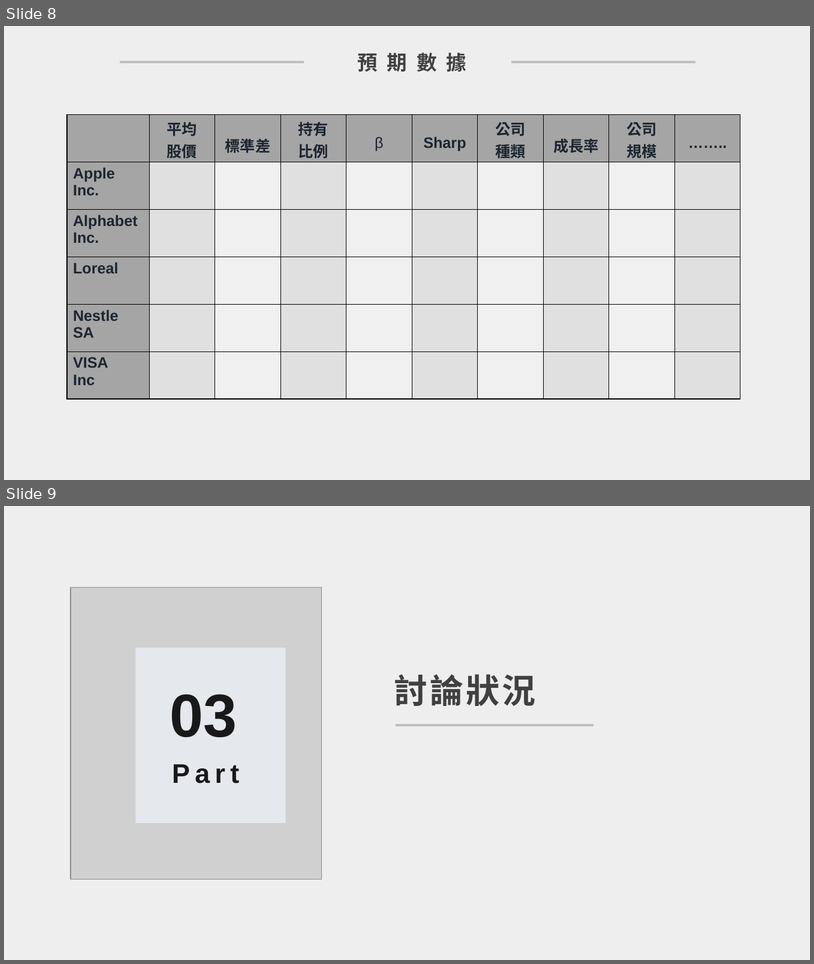
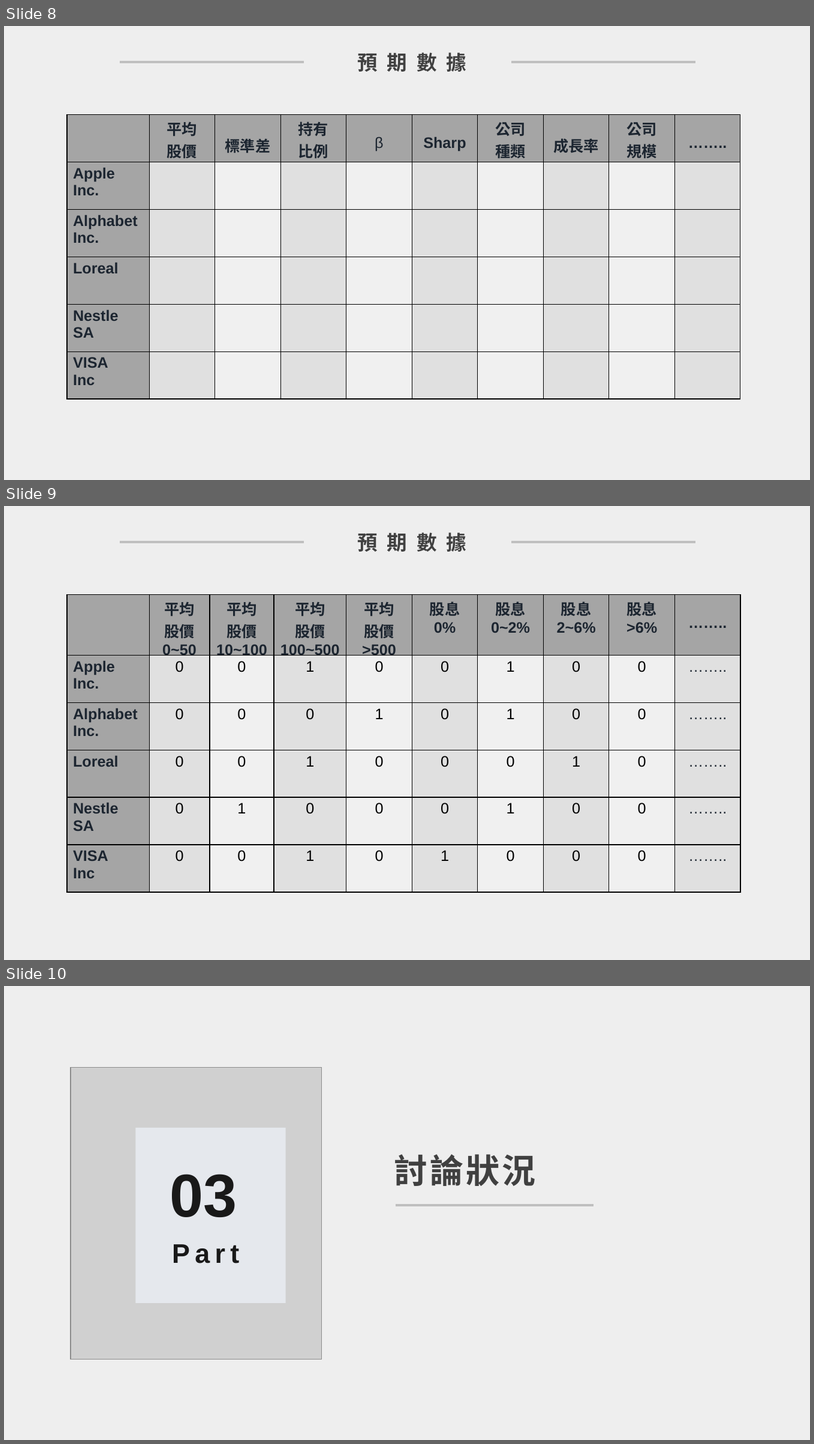
Before and after one commit to wellslu/fintech, a slide deck: 進度報告.pptx. Shown one above the other, each under a label of ours: slides 8 and 9 before the commit, slides 8, 9 and 10 after it. The pictures are 814x964 and 814x1444 pixels, drawn with LibreOffice and Linux fonts; fonts in the diff are those of the drawing; grey boxes stand for pictures. Boxes give left, top, right and bottom in pixels: in the first picture for what was removed or moved away, otherwise in the second. Text is boxed around its words. In the diff, an @@ line names an element or a change of style, - is before the commit and + after.

```diff
--- a/進度報告.pptx
+++ b/進度報告.pptx
@@ slide 9 added at (x1=4, y1=506, x2=810, y2=960), background #EEEEEE @@
@@ text added at (x1=357, y1=532, x2=467, y2=552), 24 pt, text #404040, bold @@
+預 期 數 據
@@ line added from (120, 542) to (305, 542), #BFBFBF 3 pt @@
@@ line added from (512, 542) to (696, 542), #BFBFBF 3 pt @@
@@ table added at (x1=67, y1=594, x2=742, y2=892), 6 rows, 10 columns @@
+ | 平均 / 股價 / 0~50 | 平均 / 股價 / 10~100 | 平均 / 股價 / 100~500 | 平均 / 股價 / >500 | 股息 / 0% | 股息 / 0~2% | 股息 / 2~6% | 股息 / >6% | ……..
+Apple / Inc. | 0 | 0 | 1 | 0 | 0 | 1 | 0 | 0 | ……..
+Alphabet / Inc. | 0 | 0 | 0 | 1 | 0 | 1 | 0 | 0 | ……..
+Loreal | 0 | 0 | 1 | 0 | 0 | 0 | 1 | 0 | ……..
+Nestle SA | 0 | 1 | 0 | 0 | 0 | 1 | 0 | 0 | ……..
+VISA / Inc | 0 | 0 | 1 | 0 | 1 | 0 | 0 | 0 | ……..
@@ what was slide 9 is now slide 10 @@
```
